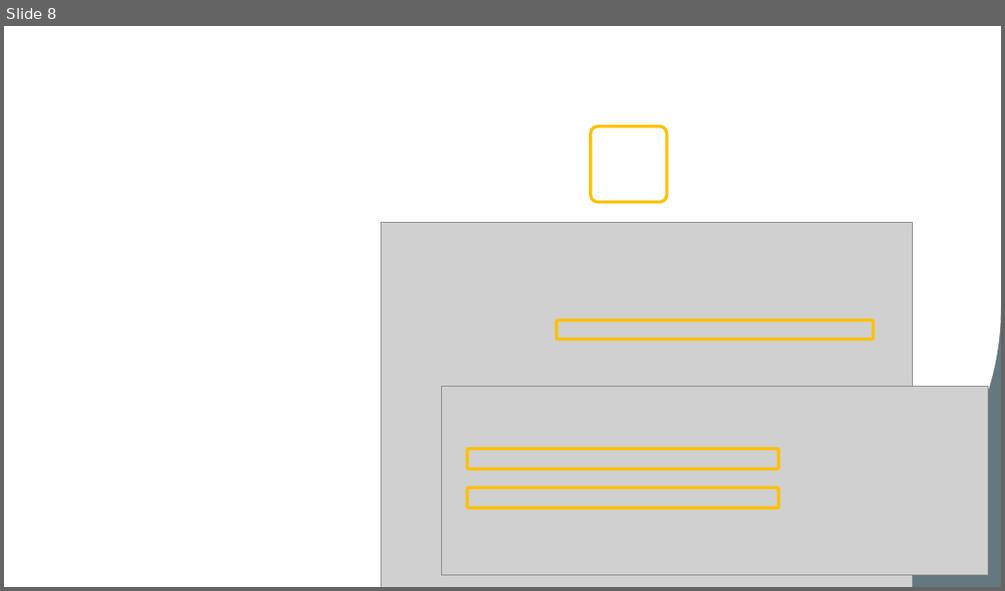
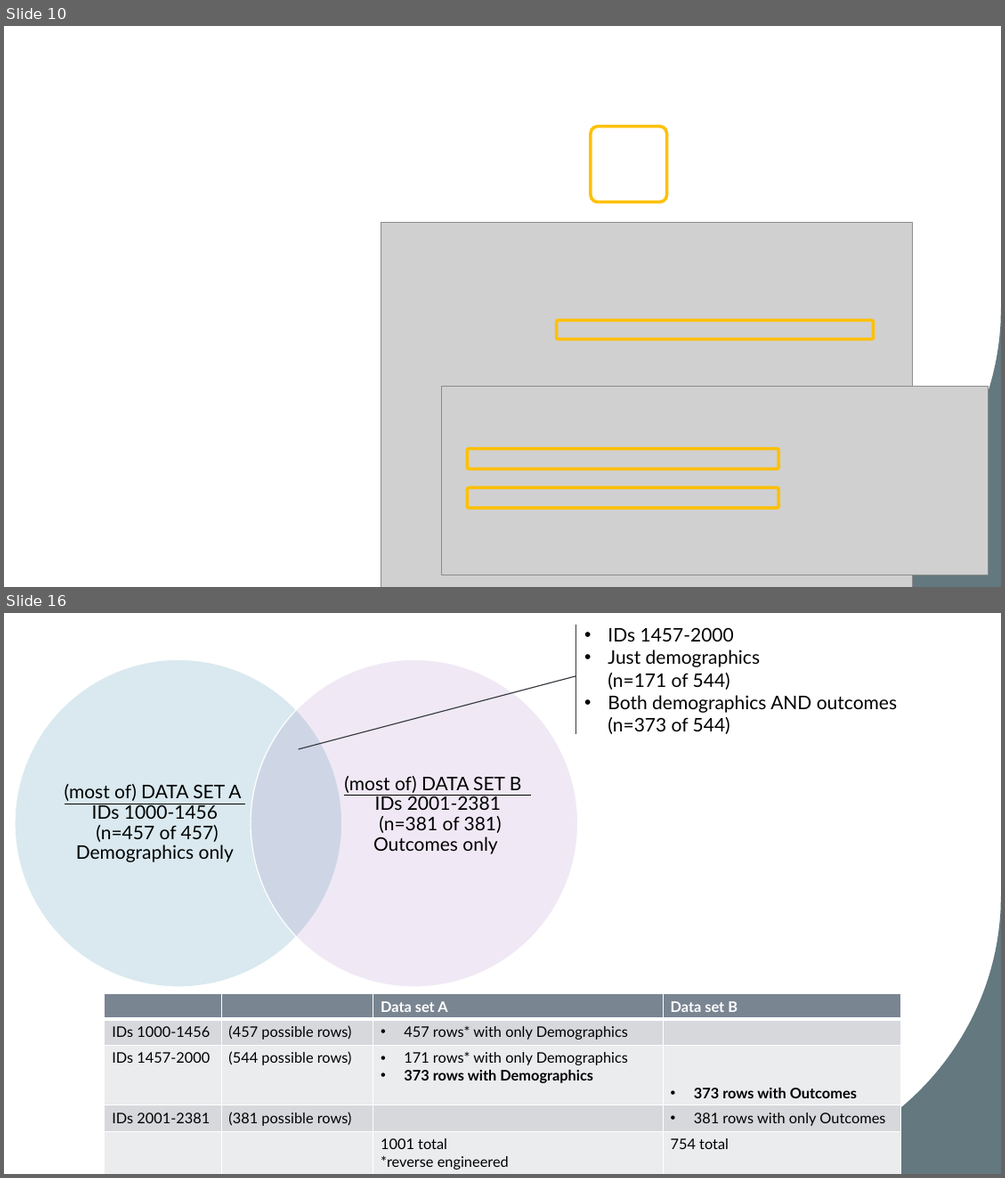
Before and after one commit to josephine-mckelvy/2025-CAH, a slide deck: 2025-06-30 CAH.pptx. Shown one above the other, each under a label of ours: slide 8 before the commit, slides 10 and 16 after it; the slides between them are not shown. The pictures are 1005x591 and 1005x1178 pixels, drawn with LibreOffice and Linux fonts; fonts in the diff are those of the drawing; grey boxes stand for pictures; background and template pictures are left out. Boxes give left, top, right and bottom in pixels: in the first picture for what was removed or moved away, otherwise in the second. Text is boxed around its words. In the diff, an @@ line names an element or a change of style, - is before the commit and + after.

Commit message:
chronicled loading, cleaning, and transforming/ merging data sets

```diff
--- a/2025-06-30 CAH.pptx
+++ b/2025-06-30 CAH.pptx
@@ slide 16 added at (4,613,1001,1174), background #FFFFFF; not listed: 1 template element that a slide beside it also shows @@
@@ accent callout added at (577,625,924,734), outline #353A40 1 pt, 18 pt, text #000000 @@
+• IDs 1457-2000
+• Just demographics
+  (n=171 of 544)
+• Both demographics AND outcomes
+  (n=373 of 544)
@@ group added at (15,659,578,987): 2 ellipses, 2 texts @@
+(most of) DATA SET A
+IDs 1000-1456
+(n=457 of 457) Demographics only
+(most of) DATA SET B
+IDs 2001-2381
+(n=381 of 381)
+Outcomes only
@@ table added at (105,994,900,1174), 5 rows, 4 columns @@
+ |  | Data set A | Data set B
+IDs 1000-1456 | (457 possible rows) | 457 rows* with only Demographics | 
+IDs 1457-2000 | (544 possible rows) | 171 rows* with only Demographics / 373 rows with Demographics | 373 rows with Outcomes
+IDs 2001-2381 | (381 possible rows) |  | 381 rows with only Outcomes
+ |  | 1001 total / *reverse engineered | 754 total
@@ what was slide 8 is now slide 10 @@
```
Also in this commit, not shown: 1 slide changed, 9 other slides added, 1 slide removed, 3 other files.
